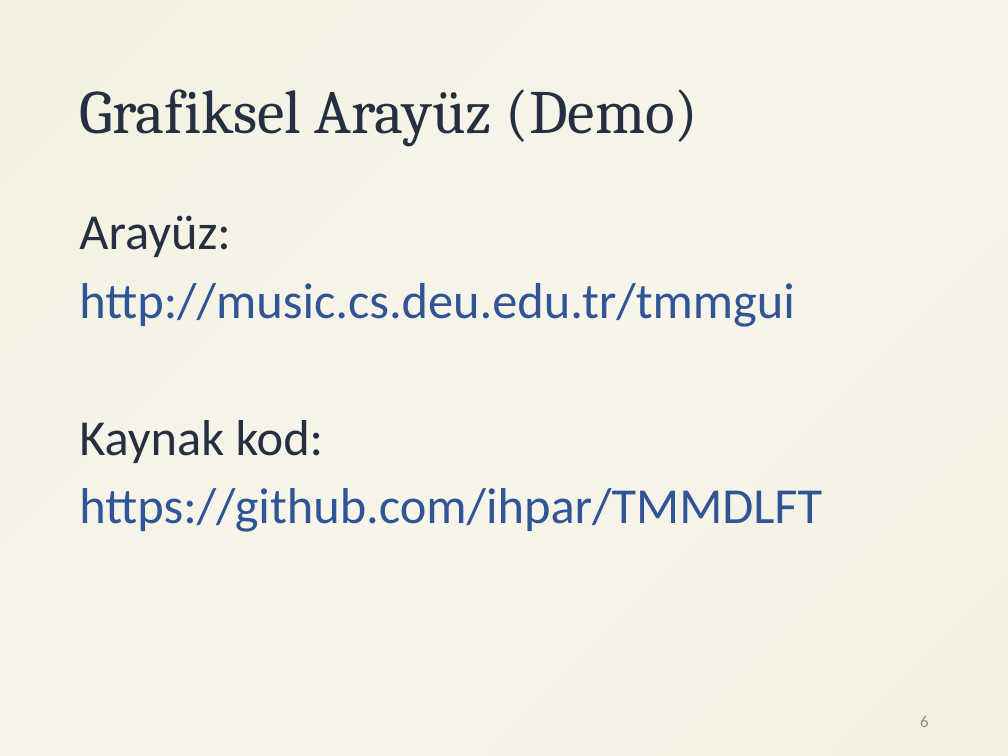
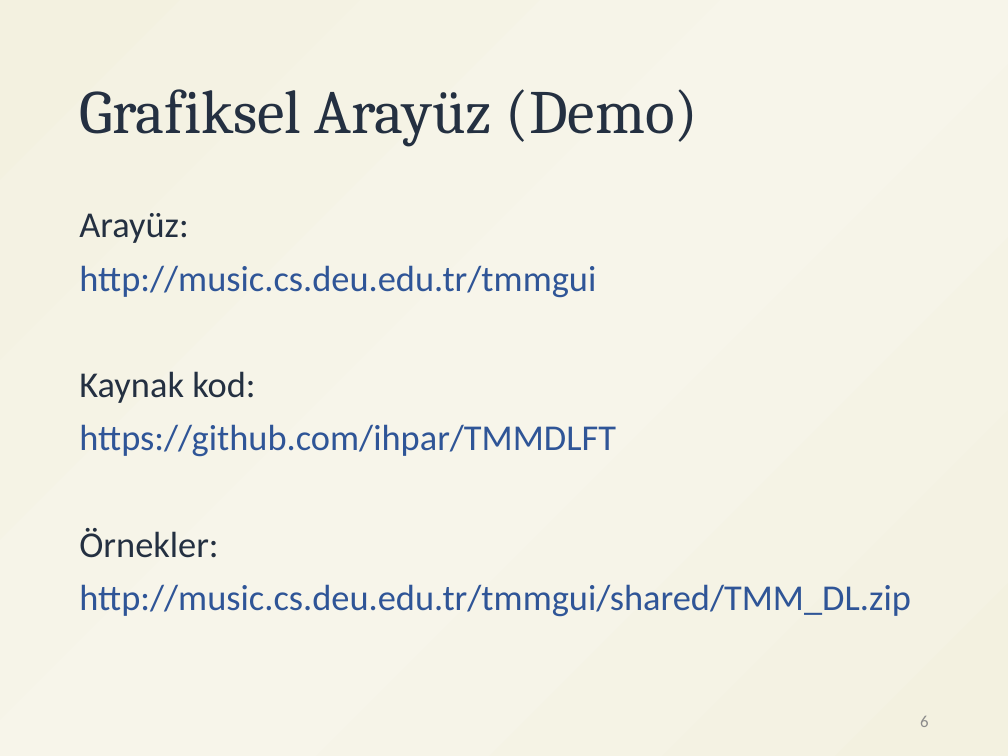
Before and after one commit to ihpar/katip, a slide deck: slide 6 of assets/DL_GUI.pptx. Drawn at 1008x756 pixels with LibreOffice and Linux fonts; fonts in the diff are those of the drawing. Boxes give left, top, right and bottom in pixels: in the first picture for what was removed or moved away, otherwise in the second. Text is boxed around its words. In the diff, an @@ line names an element or a change of style, - is before the commit and + after.

```diff
--- a/assets/DL_GUI.pptx
+++ b/assets/DL_GUI.pptx
@@ text at [79, 213, 616, 457]: size 36 to 26 pt in "Arayüz:", "http://music.cs.deu.edu.tr/tmmgui", "Kaynak kod:", "https://github.com/ihpar/TMMDLFT" @@
@@ text at [79, 528, 911, 617]: paragraphs added @@
+Örnekler:
+http://music.cs.deu.edu.tr/tmmgui/shared/TMM_DL.zip
```
Also in this commit, not shown: 1 other slide changed, 2 other files.
